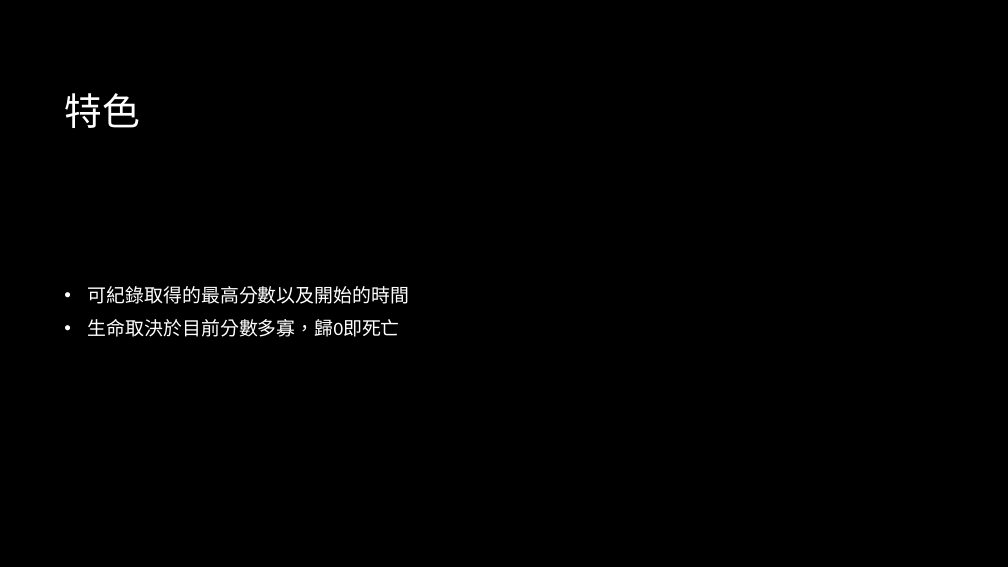
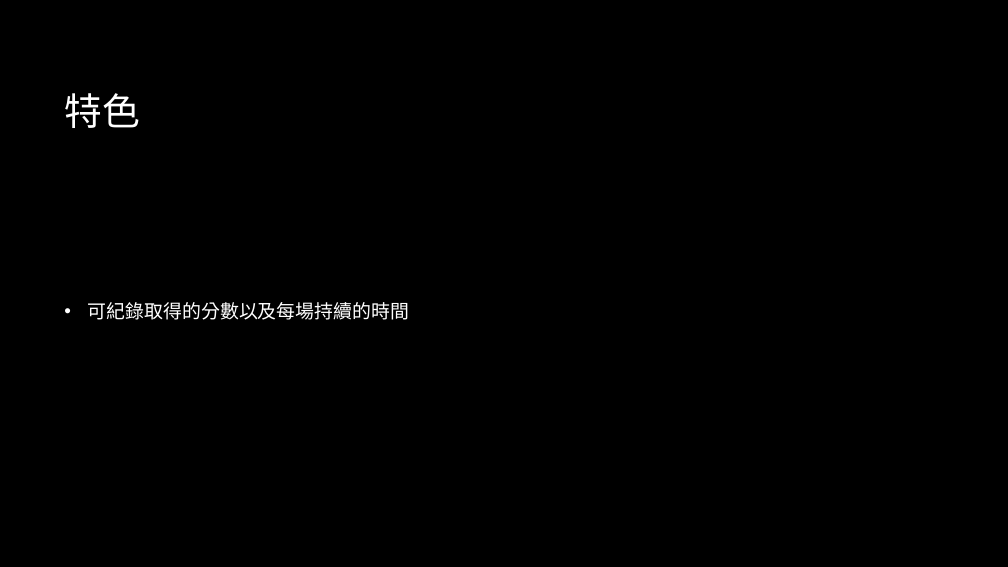
Before and after one commit to EricYu1202/mario, a slide deck: slide 4 of report.pptx. Drawn at 1008x567 pixels with LibreOffice and Linux fonts; fonts in the diff are those of the drawing; background and template pictures are left out. Boxes give left, top, right and bottom in pixels: in the first picture for what was removed or moved away, otherwise in the second. Text is boxed around its words. In the diff, an @@ line names an element or a change of style, - is before the commit and + after.

Commit message:
2
修正金幣時間

```diff
--- a/report.pptx
+++ b/report.pptx
@@ text at [88,302,409,320]: text changed @@
-• 可紀錄取得的最高分數以及開始的時間
-• 生命取決於目前分數多寡，歸0即死亡
+• 可紀錄取得的分數以及每場持續的時間
```
Also in this commit, not shown: 1 other slide changed, 1 other file.
